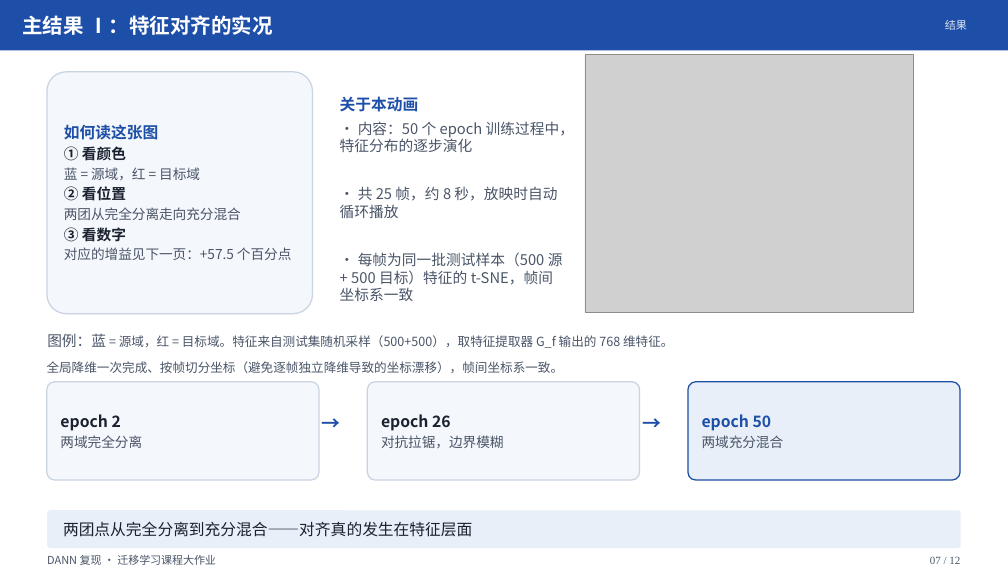
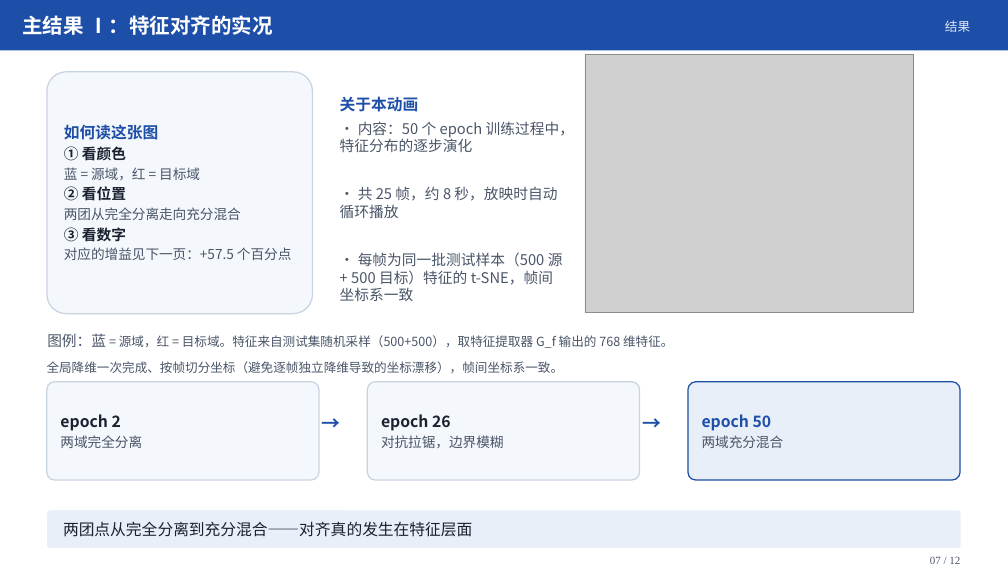
Before and after one commit to IsukaShinji/2026-fall-transfer-learning, a slide deck: slide 7 of 个人展示/汇报/DANN域自适应汇报/DANN域自适应汇报.pptx. Drawn at 1008x567 pixels with LibreOffice and Linux fonts; fonts in the diff are those of the drawing; grey boxes stand for pictures. Boxes give left, top, right and bottom in pixels: in the first picture for what was removed or moved away, otherwise in the second. Text is boxed around its words. In the diff, an @@ line names an element or a change of style, - is before the commit and + after.

```diff
--- a/个人展示/汇报/DANN域自适应汇报/DANN域自适应汇报.pptx
+++ b/个人展示/汇报/DANN域自适应汇报/DANN域自适应汇报.pptx
@@ text "结果" at (x1=945, y1=20, x2=970, y2=32): size 10.5 to 12 pt @@
@@ text removed at (x1=47, y1=555, x2=216, y2=565) @@
-DANN 复现 · 迁移学习课程大作业
```
Also in this commit, not shown: 10 other slides changed, 5 other files.
